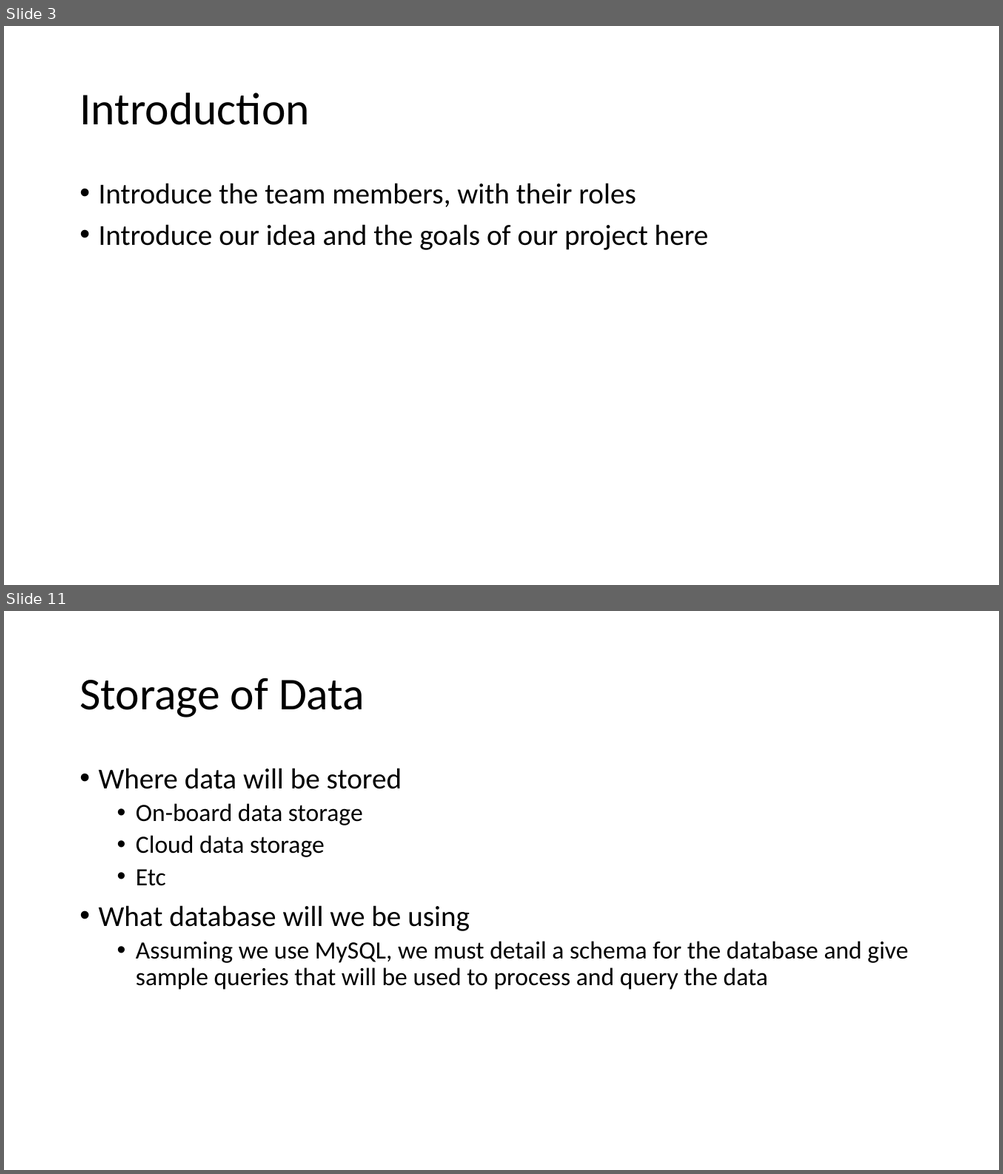
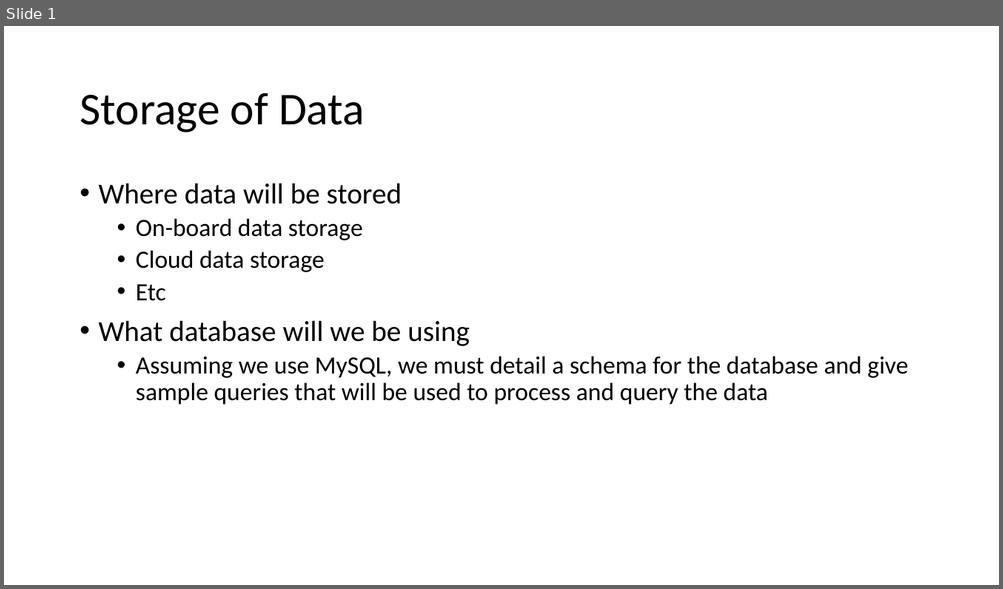
Before and after one commit to cianashby1337/IOT_CA1_Documentation, a slide deck: Slideshow template.pptx. Shown one above the other, each under a label of ours: slides 3 and 11 before the commit, slide 1 after it; the slides between them are not shown. The pictures are 1003x1174 and 1003x589 pixels, drawn with LibreOffice and Linux fonts; fonts in the diff are those of the drawing. Boxes give left, top, right and bottom in pixels: in the first picture for what was removed or moved away, otherwise in the second. Text is boxed around its words. In the diff, an @@ line names an element or a change of style, - is before the commit and + after.

```diff
--- a/Slideshow template.pptx
+++ b/Slideshow template.pptx
@@ slide 3 removed at box(4, 26, 999, 585), background #FFFFFF @@
@@ title removed at box(79, 93, 310, 125) @@
-Introduction
@@ text removed at box(99, 183, 708, 250) @@
-• Introduce the team members, with their roles
-• Introduce our idea and the goals of our project here
@@ what was slide 11 is now slide 1 @@
```
Also in this commit, not shown: 2 slides changed, 12 other slides removed.
